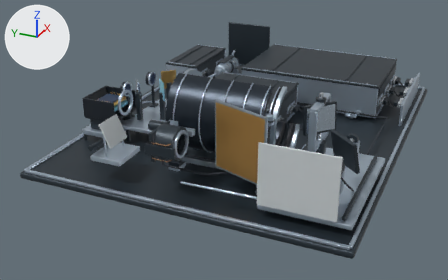
The glTF model public/models/payload.glb: old version first, new version second.
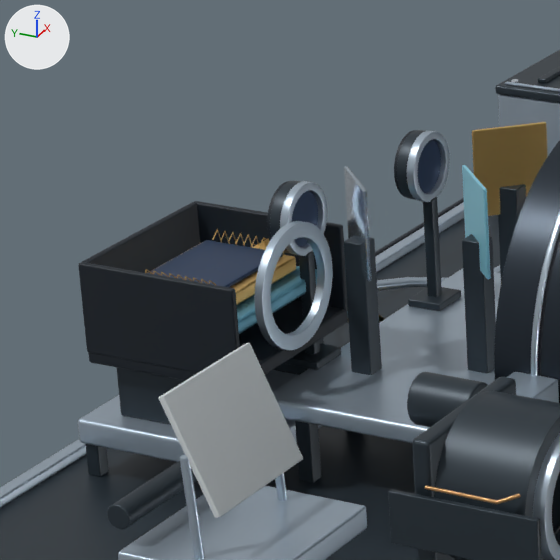
Each version is shown whole from a 50 mm camera at (-15.48, -6.72, 6.23) aimed at (0.52, 0.48, -1.77), then close up on the part from 15% to 40% of the width and 16% to 56% of the height. Every picture has the same lights, and +X, +Y and +Z are marked at upper left. The older version's two pictures come first. Where no turn or scale is listed for an object, it has been applied to the vertices. Vertices at exactly the same position are counted once.

Names of what the first close-up shows: 'AftOptics — Anodized chassis', 'AftOptics — MLI seams and gold contacts', 'AftOptics — Machined satin aluminum', 'Bench — Anodized chassis', 'Calibration — Anodized chassis', 'Calibration — Machined satin aluminum', 'Calibration — Radiator coating', 'Detector — Anodized chassis', 'Detector — Blue photovoltaic cells', 'Detector — Machined satin aluminum', 'Detector — Optical and connector recess', 'TelescopeStructure — Black anodized aluminum' and 19 more.
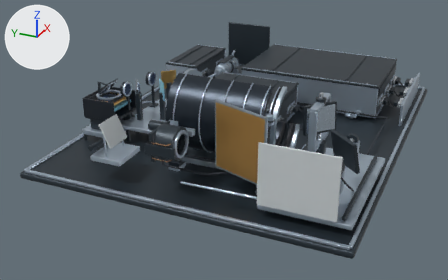
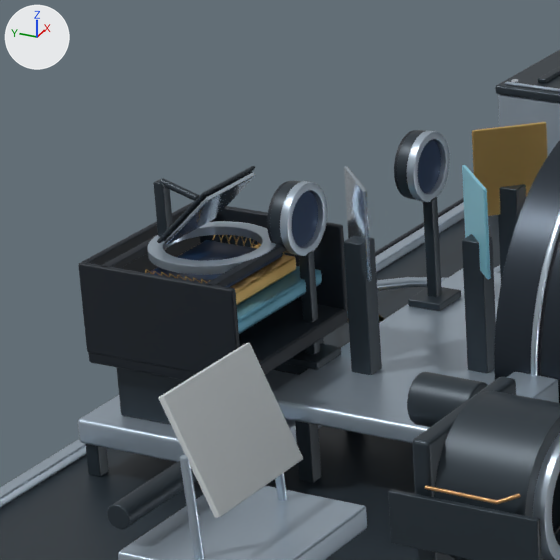
Changed parts and their boxes (x1, y1, x2, y2) in the close-ups (560 x 560 px; the box of a moved part takes in the faces that stretch with it):
'Detector — Optical and connector recess', reshaped: before (78, 201, 348, 381); after (78, 202, 348, 381)
'Detector — Machined satin aluminum', reshaped: before (78, 221, 333, 462); after (78, 221, 322, 462)
'Detector — Anodized chassis', reshaped: before (85, 338, 324, 477); after (85, 166, 324, 477)
'Detector — Reflective optical surface', added: after (164, 172, 255, 245)
part 1 of me_thermal_isolation_support, added: after (160, 178, 199, 201)
part 2 of me_thermal_isolation_support, added: after (157, 166, 255, 243)
part 3 of me_thermal_isolation_support, added: after (153, 179, 173, 247)
part 4 of me_cold_assembly_support, moved or reshaped: before (254, 221, 333, 350); after (147, 221, 276, 275)
part 5 of me_cold_shield_base, added (black): after (101, 235, 157, 268)
part 6 of me_cold_shield_base, added (black): after (205, 244, 286, 287)

The change in detail:
me_thermal_isolation_support is used by ob_detector___anodized_chassis; location (-1.58, 3.47, -0.97).
me_thermal_isolation_support had 336 vertices, 648 faces and spanned x -0.165..1.125, y -0.565..0.575, z -0.54..0.17.
me_thermal_isolation_support now has 448 vertices, 860 faces and spans x -0.165..1.125, y -0.565..0.575, z -0.54..1.222.
me_thermal_isolation_support part 1: a new loose piece of 64 vertices spanning x 0.458..0.502, y 0.075..0.335, z 1.05..1.16, in mat_anodized_chassis (dark blue #303a43).
me_thermal_isolation_support part 2: a new loose piece of 24 vertices spanning x 0.21..0.75, y -0.158..0.202, z 0.862..1.222, in mat_anodized_chassis (dark blue #303a43).
me_thermal_isolation_support part 3: a new loose piece of 24 vertices spanning x 0.445..0.515, y 0.295..0.365, z 0.74..1.14, in mat_anodized_chassis (dark blue #303a43).
me_cold_assembly_support is used by ob_detector___machined_satin_aluminum; location (-1.1, 3.47, -1.22).
me_cold_assembly_support had 376 vertices, 748 faces and spanned x -0.675..0.675, y -0.6..0.6, z -0.08..1.25.
me_cold_assembly_support now has 376 vertices, 748 faces and spans x -0.675..0.675, y -0.6..0.6, z -0.08..1.053.
me_cold_assembly_support part 4: the loose piece of 320 vertices spanning x -0.38..0.38, y -0.577..-0.523, z 0.49..1.25 is multiplied about its middle by the matrix ((1.0, 0.0, 0.0), (0.0, 0.0, -1.0), (0.0, -1.0, 0.0)), then moved by (0.0, 0.55, 0.155).
me_cold_shield_base is used by ob_detector___optical_and_connector_recess; location (-1.1, 3.47, -0.75).
me_cold_shield_base had 224 vertices, 432 faces and spanned x -0.602..0.603, y -0.53..0.532, z -0.05..0.58.
me_cold_shield_base now has 272 vertices, 520 faces and spans x -0.602..0.603, y -0.53..0.532, z -0.05..0.58.
me_cold_shield_base part 5: a new loose piece of 24 vertices spanning x -0.59..0.59, y 0.33..0.39, z 0.53..0.58, in mat_optical_and_connector_recess (black #121d27).
me_cold_shield_base part 6: a new loose piece of 24 vertices spanning x -0.59..0.59, y -0.39..-0.33, z 0.53..0.58, in mat_optical_and_connector_recess (black #121d27).
Mesh me_detector_fold_mirror_reflective_face is new.
It has 24 vertices, 44 faces and spans x -1.35..-0.85, y 3.301..3.639, z -0.119..0.219.
It uses material mat_reflective_optical_surface (pale blue #c8d8e6).
Object 'Detector — Reflective optical surface' (ob_detector___reflective_optical_surface) is new; it shows me_detector_fold_mirror_reflective_face.
Its location is (0.0, 0.0, 0.0).
